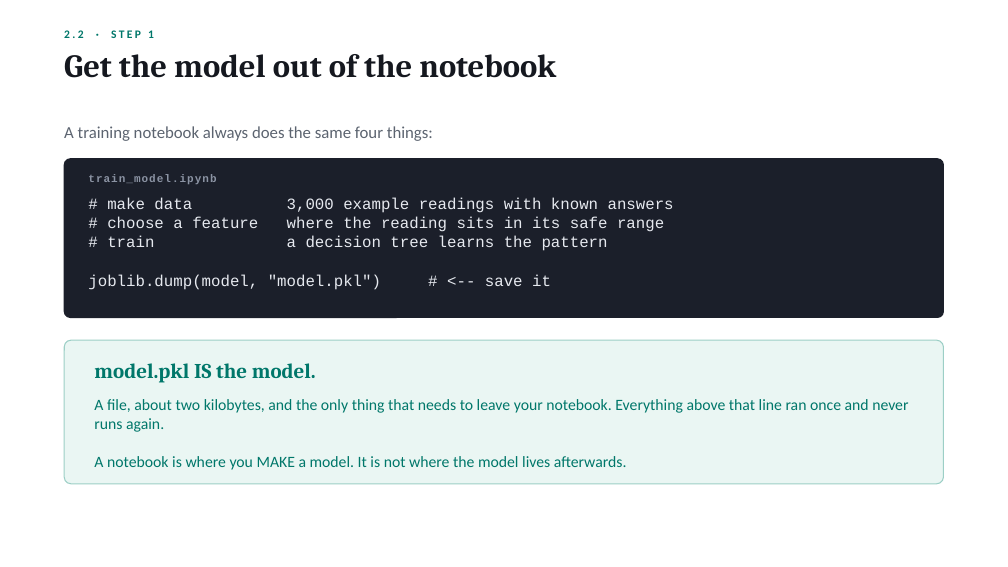
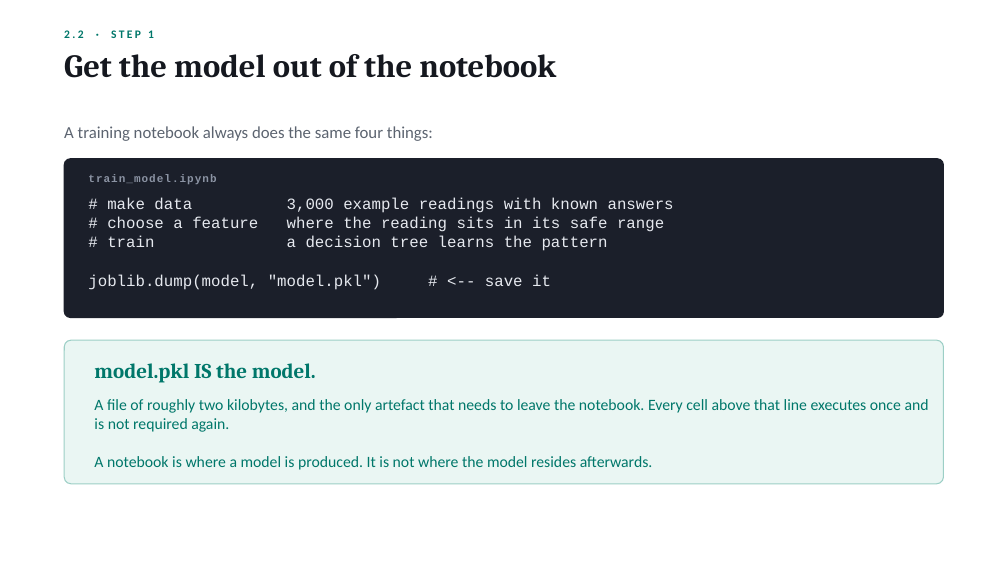
Before and after one commit to Shamsu3100/demon-, a slide deck: slide 28 of Nexus_Workshop_Deck.pptx. Drawn at 1008x567 pixels with LibreOffice and Linux fonts; fonts in the diff are those of the drawing. Boxes give left, top, right and bottom in pixels: in the first picture for what was removed or moved away, otherwise in the second. Text is boxed around its words. In the diff, an @@ line names an element or a change of style, - is before the commit and + after.

```diff
--- a/Nexus_Workshop_Deck.pptx
+++ b/Nexus_Workshop_Deck.pptx
@@ text at [94,399,929,470]: text changed @@
-A file, about two kilobytes, and the only thing that needs to leave your notebook. Everything above that line ran once and never runs again.
-A notebook is where you MAKE a model. It is not where the model lives afterwards.
+A file of roughly two kilobytes, and the only artefact that needs to leave the notebook. Every cell above that line executes once and is not required again.
+A notebook is where a model is produced. It is not where the model resides afterwards.
```
Also in this commit, not shown: 27 other slides changed, 3 slides added, 1 slide removed, 5 other files.
